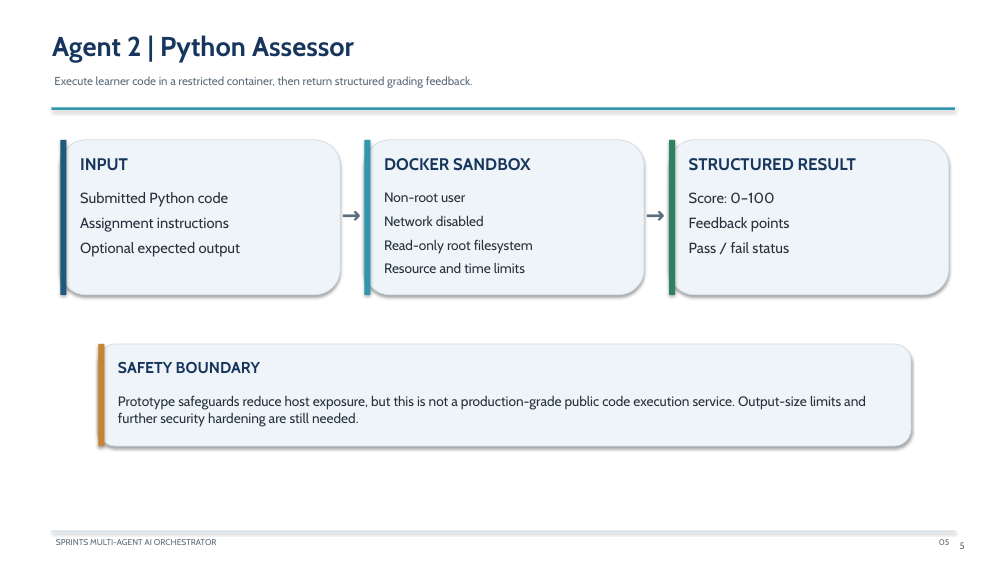
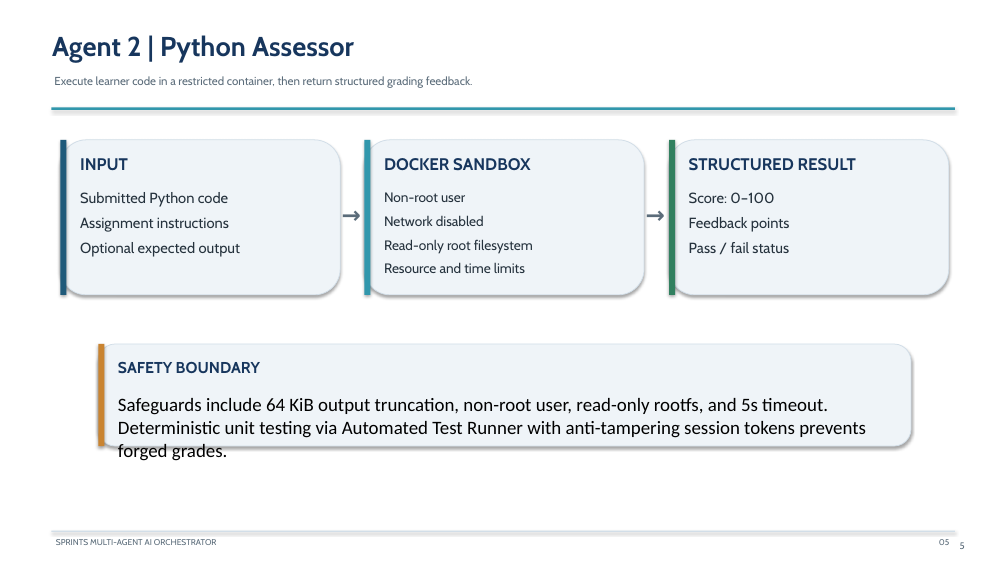
Before and after one commit to PhantomMW/sprints-ai-orchestrator, a slide deck: slide 5 of docs/SPRINTS_AI_ORCHESTRATOR_PRESENTATION.pptx. Drawn at 1008x567 pixels with LibreOffice and Linux fonts; fonts in the diff are those of the drawing. Boxes give left, top, right and bottom in pixels: in the first picture for what was removed or moved away, otherwise in the second. Text is boxed around its words. In the diff, an @@ line names an element or a change of style, - is before the commit and + after.

Commit message:
Release v1.1.0: Persistent SqliteSaver, Automated Test Runner, Safe Parameterized SQL, 47-test suite, and synchronized documentation

```diff
--- a/docs/SPRINTS_AI_ORCHESTRATOR_PRESENTATION.pptx
+++ b/docs/SPRINTS_AI_ORCHESTRATOR_PRESENTATION.pptx
@@ text at (x1=118, y1=398, x2=866, y2=438): text changed; size 13 to 18 pt; font Cabin to Calibri; text colour #25323D to #000000 @@
-Prototype safeguards reduce host exposure, but this is not a production-grade public code execution service. Output-size limits and further security hardening are still needed.
+Safeguards include 64 KiB output truncation, non-root user, read-only rootfs, and 5s timeout. Deterministic unit testing via Automated Test Runner with anti-tampering session tokens prevents forged grades.
```
Also in this commit, not shown: 3 other slides changed, 11 other files.
